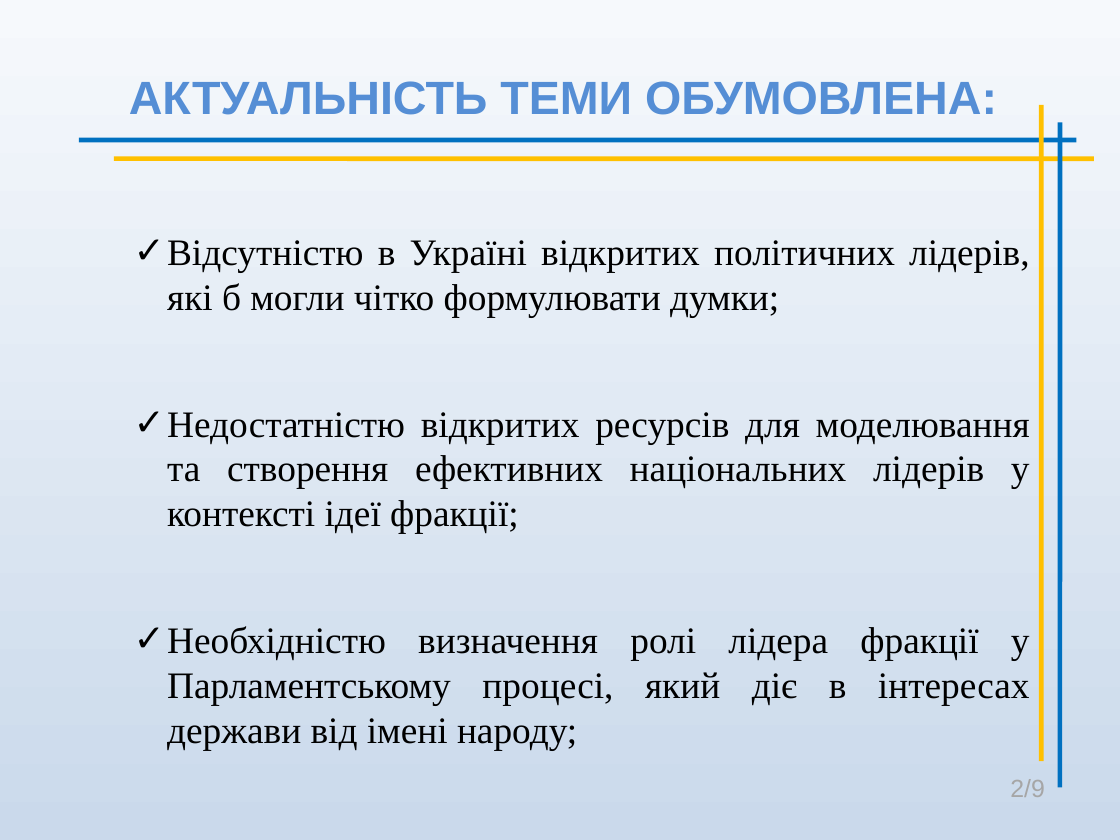
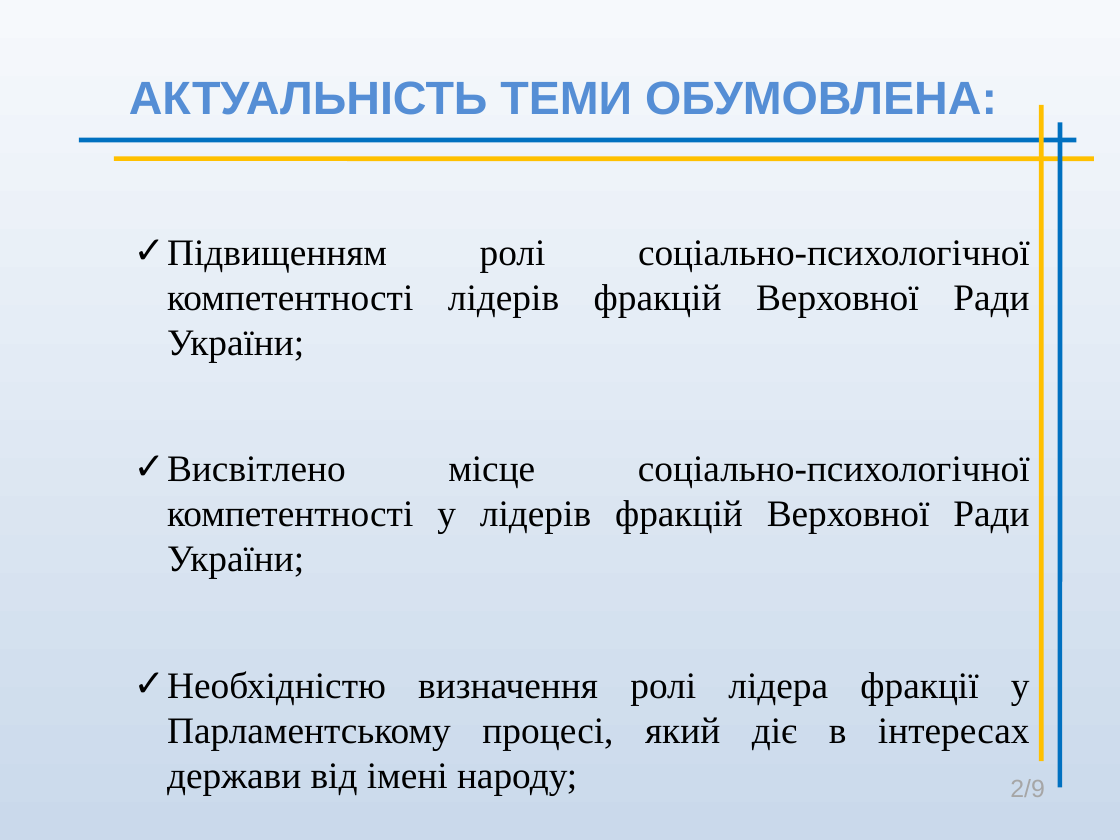
Before and after one commit to koliambrus/diploma, a slide deck: slide 2 of solomakhin.ppt. Drawn at 1120x840 pixels with LibreOffice and Linux fonts; fonts in the diff are those of the drawing. Boxes give left, top, right and bottom in pixels: in the first picture for what was removed or moved away, otherwise in the second. Text is boxed around its words. In the diff, an @@ line names an element or a change of style, - is before the commit and + after.

```diff
--- a/solomakhin.ppt
+++ b/solomakhin.ppt
@@ subtitle at [167, 240, 1030, 578]: text changed @@
-✓ Відсутністю в Україні відкритих політичних лідерів, які б могли чітко формулювати думки;
-✓ Недостатністю відкритих ресурсів для моделювання та створення ефективних національних лідерів у контексті ідеї фракції;
+✓ Підвищенням ролі соціально-психологічної компетентності лідерів фракцій Верховної Ради України;
+✓ Висвітлено місце соціально-психологічної компетентності у лідерів фракцій Верховної Ради України;
```
Also in this commit, not shown: 1 other file.
